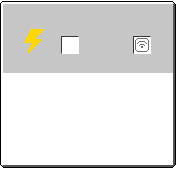
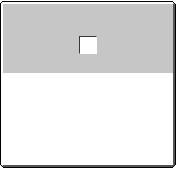
Layers edited between the first and the second w=176, h=176 image:
hid "Copie de energie" over [24,29,44,53]
added layer "auto crafter slot" above "sans fil" over [24,29,151,54]
hid "fond charger" over [24,29,151,54]
